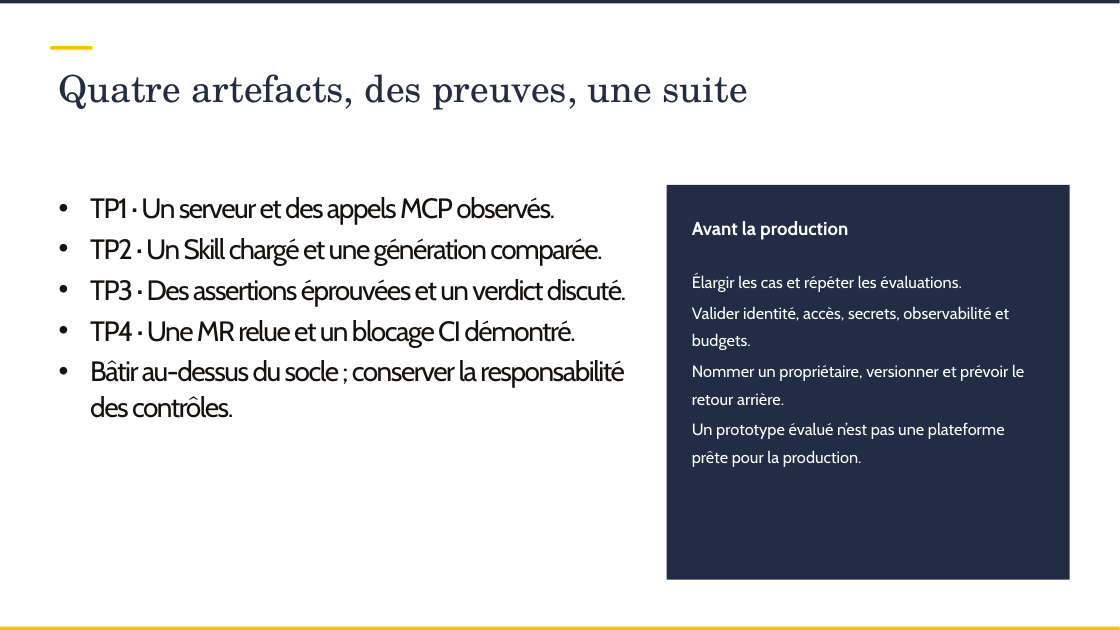
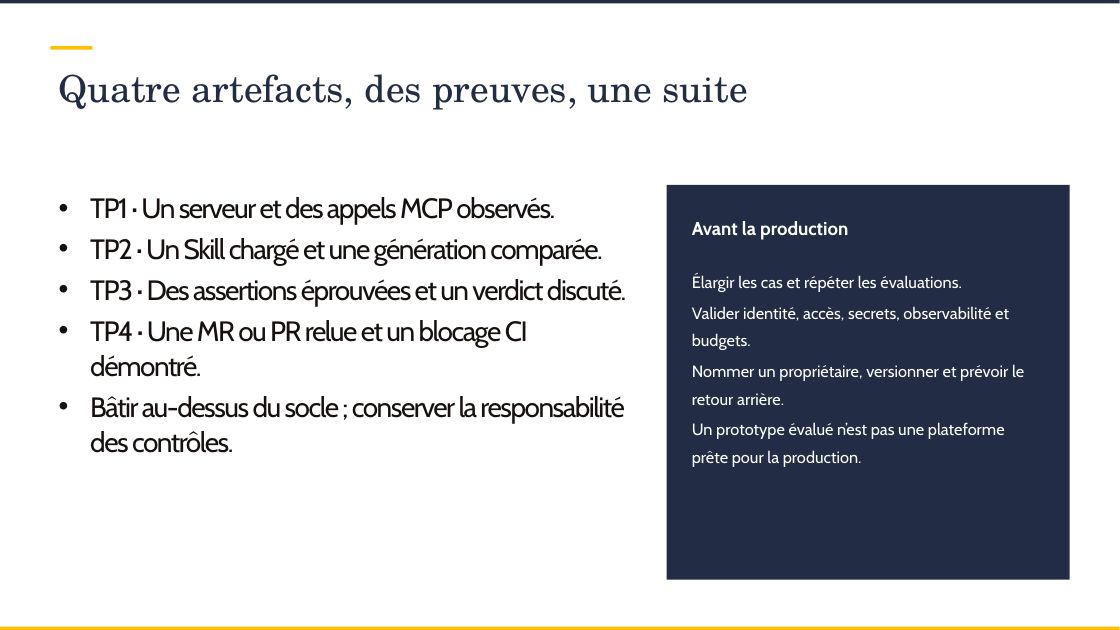
Before and after one commit to SCIAM-FR/formation-ia, a slide deck: slide 79 of slides/Support_formation_SCIAM.pptx (slide 61 before the commit). Drawn at 1120x630 pixels with LibreOffice and Linux fonts; fonts in the diff are those of the drawing; background and template pictures are left out. Boxes give left, top, right and bottom in pixels: in the first picture for what was removed or moved away, otherwise in the second. Text is boxed around its words. In the diff, an @@ line names an element or a change of style, - is before the commit and + after.

```diff
--- a/slides/Support_formation_SCIAM.pptx
+++ b/slides/Support_formation_SCIAM.pptx
@@ text at (90, 320, 528, 377): text changed @@
-• TP4 · Une MR relue et un blocage CI démontré.
+• TP4 · Une MR ou PR relue et un blocage CI démontré.
```
Also in this commit, not shown: 21 other slides changed, 18 slides added, 26 other files.
